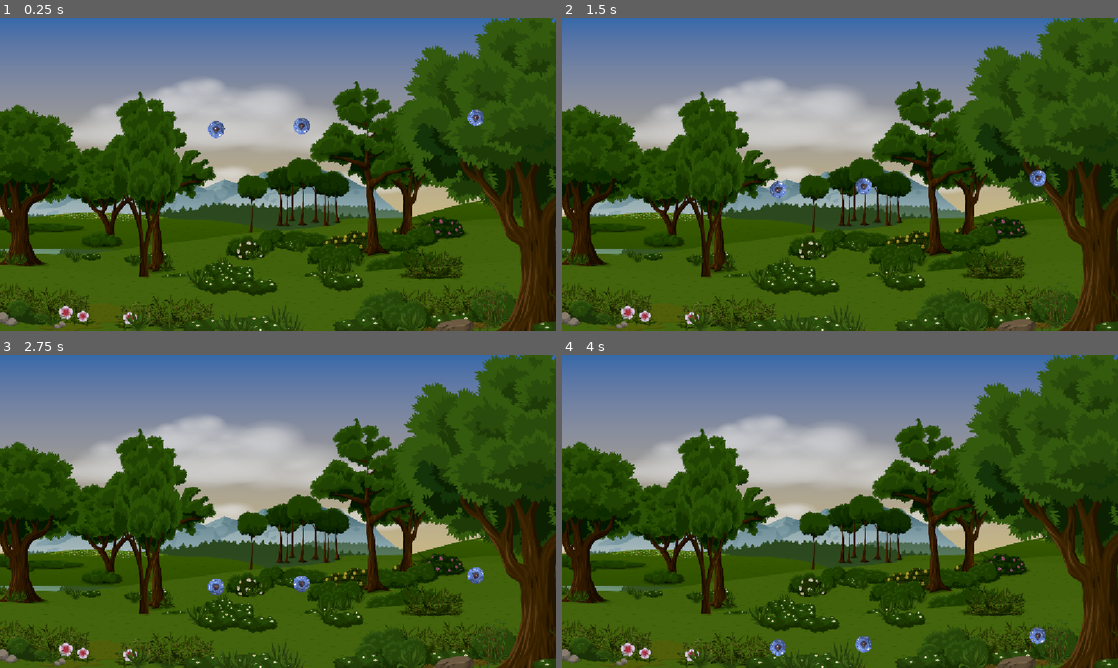
Above: before the commit, frames 1-4 (two rows, left to right).
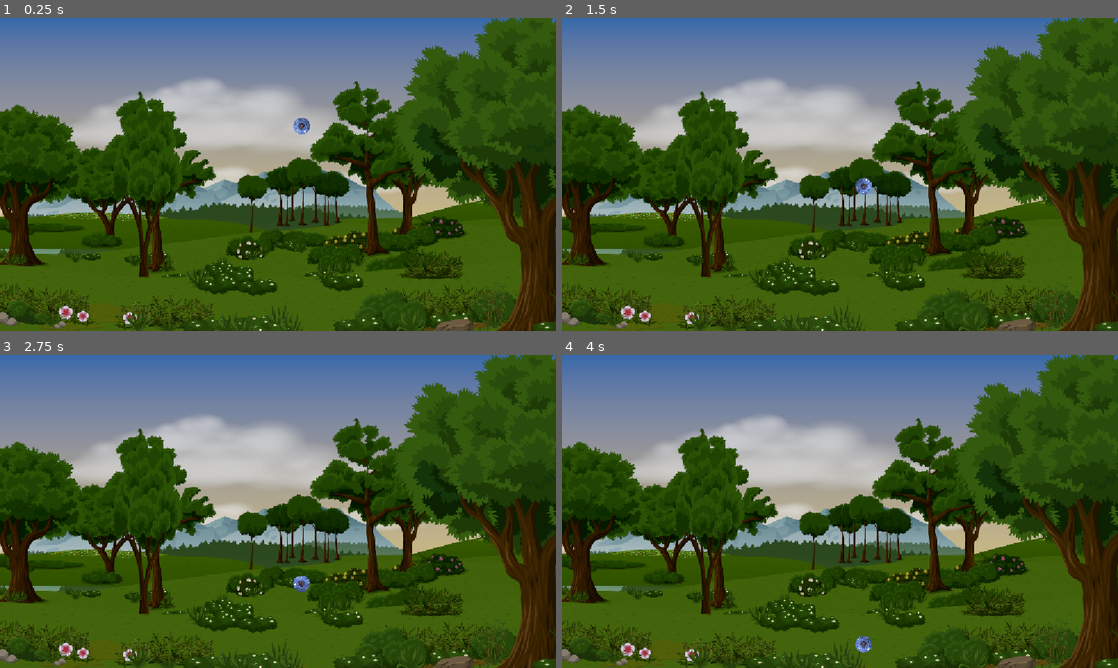
Above: after the commit, the same moments.

Repository: filipeAugusto99/DiceCatcher
Game: Godot game, scene res://Scenes/Game/Game.tscn
Two runs of this game, one before a commit and one after it. Both use one fixed random seed, a clock stepped at 60 frames per second and the inputs below.
Inputs:
- Up to frame 1 (0.25 s): no input
- Up to frame 2 (1.5 s): no input
- Up to frame 3 (2.75 s): no input
- Up to frame 4 (4 s): no input

The runs differ from the first frame. In frame 1, 0.3% of the frame differs, in the area x 37-87%, y 29-39%; in frame 2, 0.2%; in frame 3, 0.3%, in the area x 37-87%, y 67-77%; in frame 4, 0.3%.

Commit message:
Game Over Signal

Diff:
--- a/Scenes/Dice/Dice.gd
+++ b/Scenes/Dice/Dice.gd
@@ -7,6 +7,9 @@
 # Constants
 const SPEED = 100.0
 const ROTATION_SPEED = 100.0
+
+
+signal game_over
 
 
 @onready var sprite_2d: Sprite2D = $Sprite2D
@@ -20,19 +23,12 @@
 	if randf() < 0.5: rotation_dir *= -1
 
 
-# Called every frame. 'delta' is the elapsed time since the previous frame.
-func _process(delta: float) -> void:
-	# When the dice hit the edges of the screen, it's remove from the game
-	if position.y > Game.get_vpr().end.y:
-		die()
-
-
 func _physics_process(delta: float) -> void:
 	# This logic makes the dice fall up
 	position.y += SPEED * delta
 	# rotate the sprite
 	sprite_2d.rotate(ROTATION_SPEED * rotation_dir)
-
+	check_game_over()
 
 # this function is responsible for removing the dice from the game
 func die() -> void:
@@ -40,3 +36,10 @@
 	set_physics_process(false)
 	# remove the dice / delete from the game
 	queue_free()
+
+
+# That function is responsible for the end of the game
+func check_game_over() -> void:
+	if position.y > Game.get_vpr().end.y:
+			game_over.emit()
+			die()
--- a/Scenes/Game/Game.gd
+++ b/Scenes/Game/Game.gd
@@ -22,3 +22,7 @@
 
 func update() -> void:
 	_vp_r = get_viewport_rect()
+
+
+func _on_dice_game_over() -> void:
+	print("Game Over")
--- a/Scenes/Game/Game.tscn
+++ b/Scenes/Game/Game.tscn
@@ -16,8 +16,4 @@
 [node name="Dice" parent="." unique_id=1513680524 instance=ExtResource("2_gwu2e")]
 position = Vector2(625, 183)
 
-[node name="Dice2" parent="." unique_id=858205201 instance=ExtResource("2_gwu2e")]
-position = Vector2(986, 166)
-
-[node name="Dice3" parent="." unique_id=337106524 instance=ExtResource("2_gwu2e")]
-position = Vector2(448, 190)
+[connection signal="game_over" from="Dice" to="." method="_on_dice_game_over"]
